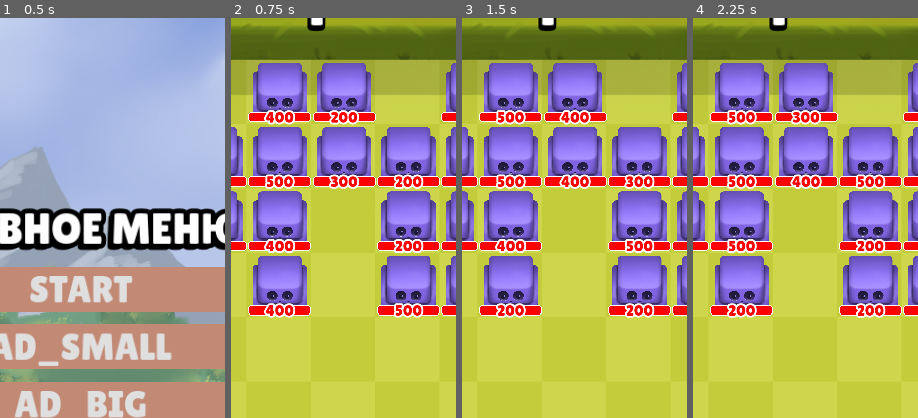
Above: before the commit, frames 1-4 (left to right).
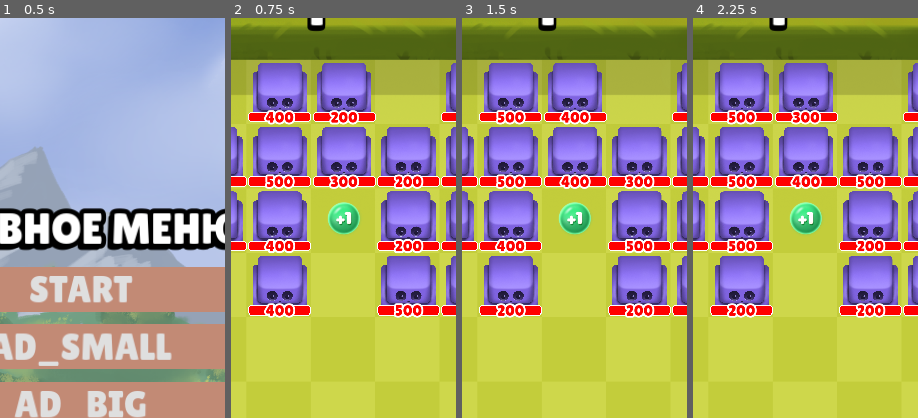
Above: after the commit, the same moments.

Repository: Jooky4/Punball
Game: Godot game, scene res://Scenes/UI/menu.tscn
Two runs of this game, one before a commit and one after it. Both use one fixed random seed, a clock stepped at 60 frames per second and the inputs below.
Inputs (mouse positions are % of the whole screen's width and height, from its top left):
- Up to frame 1 (0.5 s): no input
- Up to frame 2 (0.75 s): click "START" at 0.5 s
- Up to frame 3 (1.5 s): click (89, 6) at 1.25 s
- Up to frame 4 (2.25 s): click (89, 6) at 2 s
The pictures show only the part of the screen within x 32-82%, y 13-63%; the shares and areas given below are measured in that part.

Frame 1 is identical in both runs. In frame 2, 0.9% of the frame differs, in the area x 43-58%, y 46-55%; in frame 3, 0.9%; in frame 4, 0.9%.

Commit message:
fix bomb ball

Diff:
--- a/Scenes/Enemys/defalt_enemy.gd
+++ b/Scenes/Enemys/defalt_enemy.gd
@@ -21,9 +21,10 @@
 
 func deal_bomb_damage(damage_ball) -> void:
 	var tween = get_tree().create_tween()
-	tween.tween_property($Sprite2D, "modulate", Color.RED, 0.3)
-	await get_tree().create_timer(0.3)
-	tween.tween_property($Sprite2D, "modulate", Color.WHITE, 0.3)
+	tween.tween_property($Sprite2D, "modulate", Color.RED, 0.15)
+	await get_tree().create_timer(0.15)
+	tween.tween_property($Sprite2D, "modulate", Color.WHITE, 0.15)
+	await get_tree().create_timer(0.3).timeout
 	deal_damage(damage_ball)
 
 func enemy():
--- a/Scenes/Global/level_manager.gd
+++ b/Scenes/Global/level_manager.gd
@@ -6,14 +6,20 @@
 var count_level = 0
 var first_level = [[1, 0, 1, 1, 0, 1],
 				   [1, 1, 1, 1, 1, 1],
-				   [1, 1, 1, 0, 1, 1],
+				   [1, 1, 1, -1, 1, 1],
 				   [1, 0, 1, 0, 1, 1],
 				   [0, 0, 0, 0, 0, 0],
 				   [0, 0, 0, 0, 0, 0],
 				   [0, 0, 0, 0, 0, 0],
 				   [0, 0, 0, 0, 0, 0]]
 var first_level_spawn = [[0, 1, 0, 1, 0, 1], # 20 уровней
+						 [1, -1, 1, 0, 1, 0],
+						 [0, 1, 0, 1, 0, 1],
 						 [1, 0, 1, 0, 1, 0],
+						 [0, 1, 0, 1, 0, 1],
+						 [1, 0, 1, -1, 1, 0],
+						 [0, 1, 0, 1, 0, 1],
+						 [1, 0, 1, -1, 1, 0],
 						 [0, 1, 0, 1, 0, 1],
 						 [1, 0, 1, 0, 1, 0],
 						 [0, 1, 0, 1, 0, 1],
@@ -21,15 +27,9 @@
 						 [0, 1, 0, 1, 0, 1],
 						 [1, 0, 1, 0, 1, 0],
 						 [0, 1, 0, 1, 0, 1],
-						 [1, 0, 1, 0, 1, 0],
+						 [1, -1, 1, 0, 1, 0],
 						 [0, 1, 0, 1, 0, 1],
-						 [1, 0, 1, 0, 1, 0],
-						 [0, 1, 0, 1, 0, 1],
-						 [1, 0, 1, 0, 1, 0],
-						 [0, 1, 0, 1, 0, 1],
-						 [1, 0, 1, 0, 1, 0],
-						 [0, 1, 0, 1, 0, 1],
-						 [1, 0, 1, 0, 1, 0],
+						 [1, 0, 1, -1, 1, 0],
 						 [0, 1, 0, 1, 0, 1],
 						 [1, 0, 0, 0, 1, 0]]
 var first_level_links_on_objects = [[0, 0, 0, 0, 0, 0],
@@ -46,14 +46,20 @@
 	count_level = 0
 	first_level =  [[1, 0, 1, 1, 0, 1],
 					[1, 1, 1, 1, 1, 1],
-					[1, 1, 1, 0, 1, 1],
+					[1, 1, 1, -1, 1, 1],
 					[1, 0, 1, 0, 1, 1],
 					[0, 0, 0, 0, 0, 0],
 					[0, 0, 0, 0, 0, 0],
 					[0, 0, 0, 0, 0, 0],
 					[0, 0, 0, 0, 0, 0]]
 	first_level_spawn = [[0, 1, 0, 1, 0, 1], # 20 уровней
+						 [1, -1, 1, 0, 1, 0],
+						 [0, 1, 0, 1, 0, 1],
 						 [1, 0, 1, 0, 1, 0],
+						 [0, 1, 0, 1, 0, 1],
+						 [1, 0, 1, -1, 1, 0],
+						 [0, 1, 0, 1, 0, 1],
+						 [1, 0, 1, -1, 1, 0],
 						 [0, 1, 0, 1, 0, 1],
 						 [1, 0, 1, 0, 1, 0],
 						 [0, 1, 0, 1, 0, 1],
@@ -61,15 +67,9 @@
 						 [0, 1, 0, 1, 0, 1],
 						 [1, 0, 1, 0, 1, 0],
 						 [0, 1, 0, 1, 0, 1],
-						 [1, 0, 1, 0, 1, 0],
+						 [1, -1, 1, 0, 1, 0],
 						 [0, 1, 0, 1, 0, 1],
-						 [1, 0, 1, 0, 1, 0],
-						 [0, 1, 0, 1, 0, 1],
-						 [1, 0, 1, 0, 1, 0],
-						 [0, 1, 0, 1, 0, 1],
-						 [1, 0, 1, 0, 1, 0],
-						 [0, 1, 0, 1, 0, 1],
-						 [1, 0, 1, 0, 1, 0],
+						 [1, 0, 1, -1, 1, 0],
 						 [0, 1, 0, 1, 0, 1],
 						 [1, 0, 0, 0, 1, 0]]
 	first_level_links_on_objects = [[0, 0, 0, 0, 0, 0],
@@ -125,4 +125,5 @@
 			var target_y = y + dy
 			if target_x >= 0 and target_x < 8 and target_y >= 0 and target_y < 6:
 				if first_level_links_on_objects[target_x][target_y] != null and typeof(first_level_links_on_objects[target_x][target_y]) != 2:
-					first_level_links_on_objects[target_x][target_y].deal_bomb_damage(damage_ball)
+					if first_level_links_on_objects[target_x][target_y].has_method("enemy"):
+						first_level_links_on_objects[target_x][target_y].deal_bomb_damage(damage_ball)
Not shown, changed: index.html
Not shown, changed: index.pck
